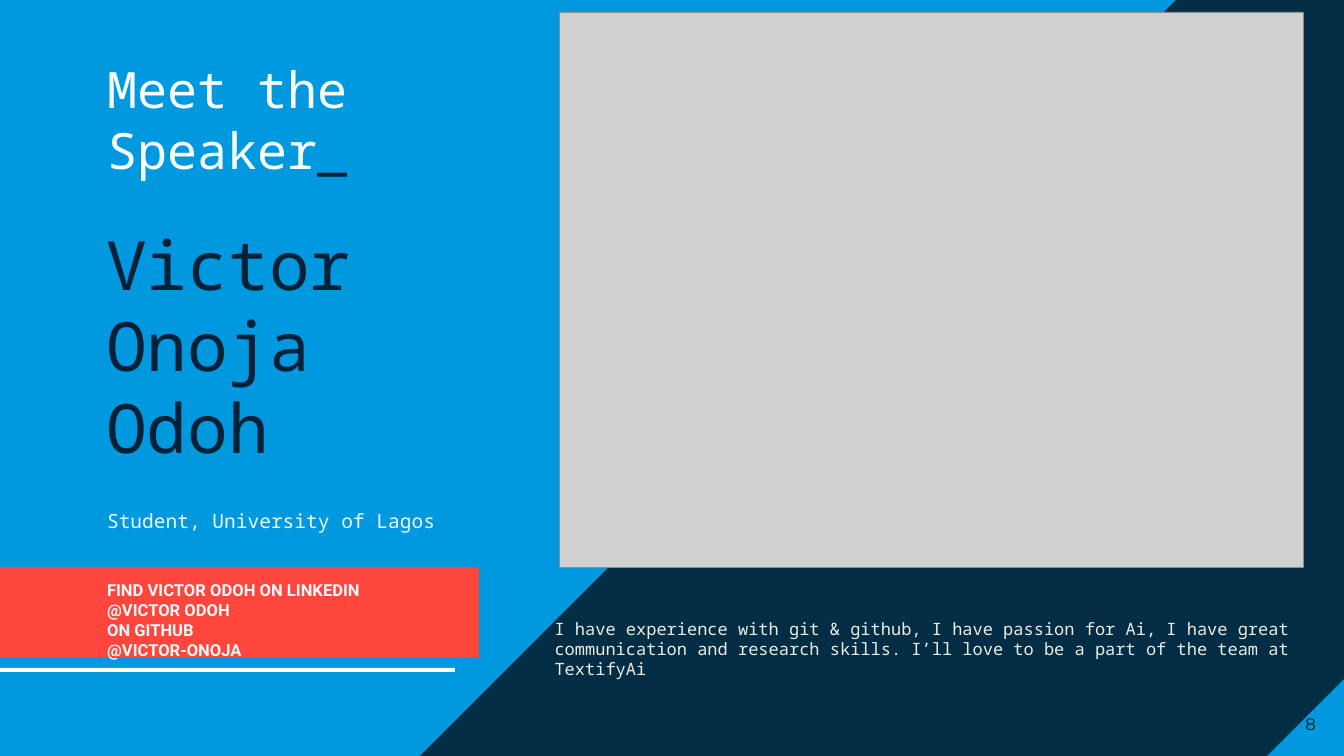
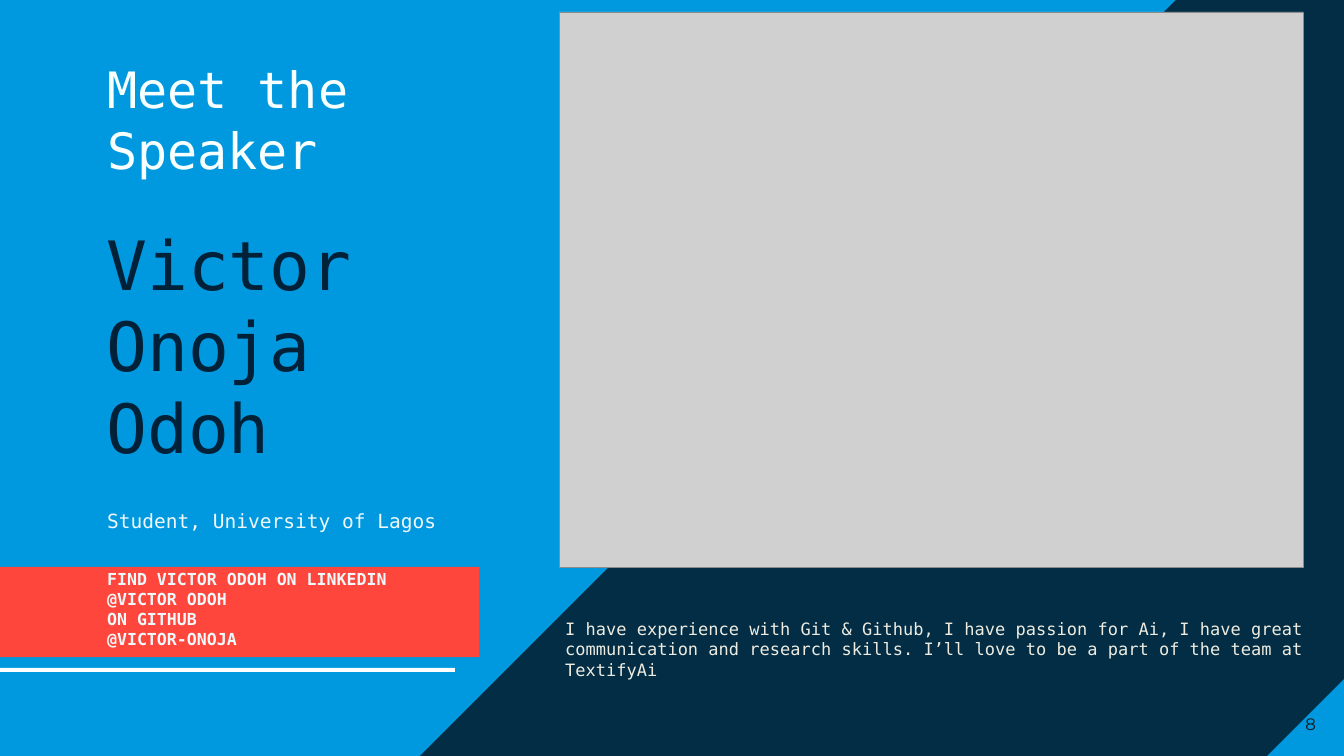
Before and after one commit to T3xtifyai/introduction-victor-onoja, a slide deck: slide 8 of 01-VICTOR_ODOH.pptx. Drawn at 1344x756 pixels with LibreOffice and Linux fonts; fonts in the diff are those of the drawing; grey boxes stand for pictures. Boxes give left, top, right and bottom in pixels: in the first picture for what was removed or moved away, otherwise in the second. Text is boxed around its words. In the diff, an @@ line names an element or a change of style, - is before the commit and + after.

```diff
--- a/01-VICTOR_ODOH.pptx
+++ b/01-VICTOR_ODOH.pptx
@@ title at (107,70,348,180): text changed; font Noto Sans Mono to DejaVu Sans Mono @@
-Meet the Speaker_
+Meet the Speaker
@@ text "Victor Onoja Odoh" at (106,238,436,532): font Noto Sans Mono to DejaVu Sans Mono @@
@@ text "FIND VICTOR ODOH ON LINKEDIN ...": place and size @@
-text "FIND VICTOR ODOH ON LINKEDIN ..." at (107,584,360,661)
+text "FIND VICTOR ODOH ON LINKEDIN ..." at (107,572,387,648)
@@ text "FIND VICTOR ODOH ON LINKEDIN ..." at (107,572,387,648): font Roboto to DejaVu Sans Mono @@
@@ text at (565,622,1302,680): text changed; font Noto Sans Mono to DejaVu Sans Mono @@
-I have experience with git & github, I have passion for Ai, I have great communication and research skills. I’ll love to be a part of the team at TextifyAi
+I have experience with Git & Github, I have passion for Ai, I have great communication and research skills. I’ll love to be a part of the team at TextifyAi
```
Also in this commit, not shown: 8 other slides changed.
